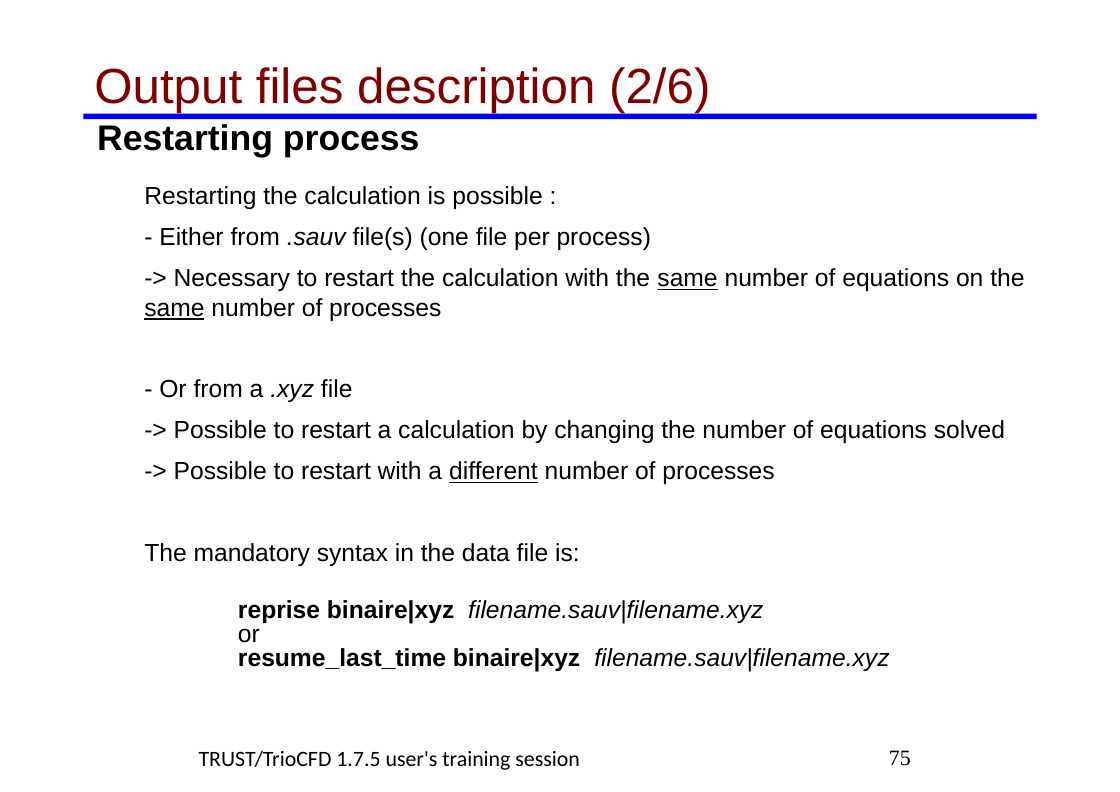
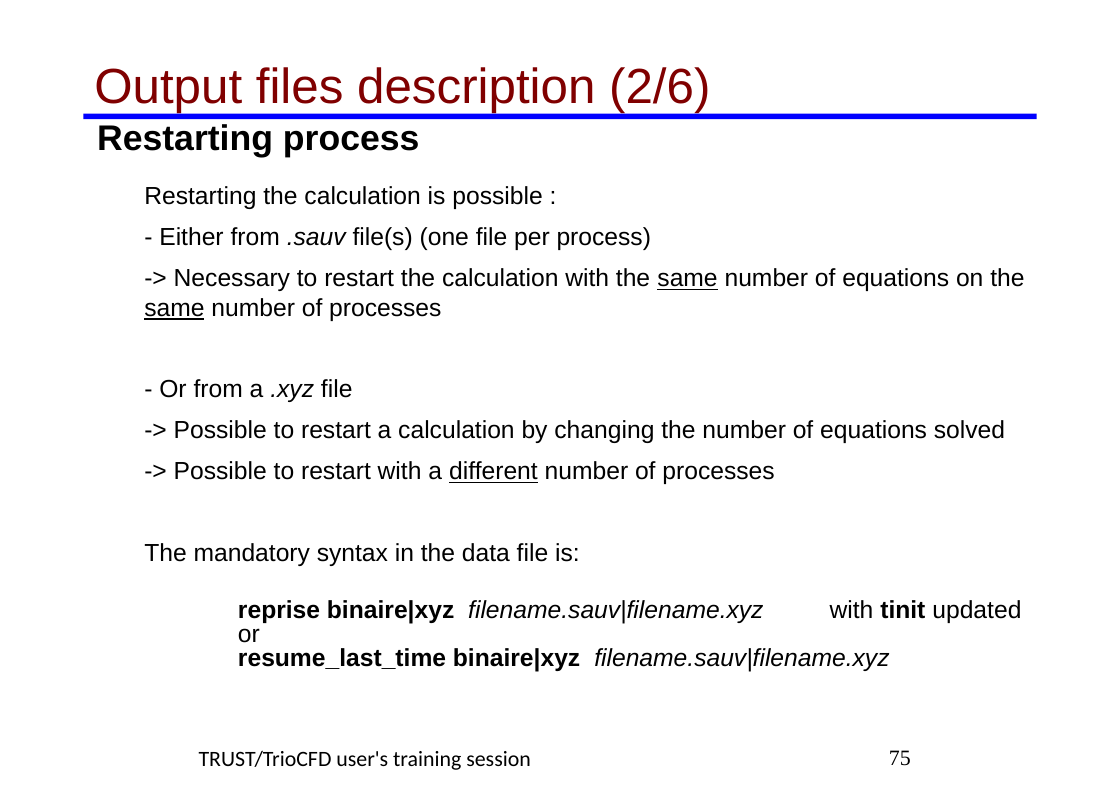
Before and after one commit to cea-trust-platform/trust-code, a slide deck: slide 75 of doc/TRUST/TRUST_and_TrioCFD_presentation.odp. Drawn at 1120x792 pixels with LibreOffice and Linux fonts; fonts in the diff are those of the drawing; background and template pictures are left out. Boxes give left, top, right and bottom in pixels: in the first picture for what was removed or moved away, otherwise in the second. Text is boxed around its words. In the diff, an @@ line names an element or a change of style, - is before the commit and + after.

```diff
--- a/doc/TRUST/TRUST_and_TrioCFD_presentation.odp
+++ b/doc/TRUST/TRUST_and_TrioCFD_presentation.odp
@@ text at [238, 600, 1021, 672]: text changed; italic off @@
-    reprise binaire|xyz filename.sauv|filename.xyz
-    or
-    resume_last_time binaire|xyz filename.sauv|filename.xyz
+    reprise binaire|xyz filename.sauv|filename.xyz with tinit updated
+    or
+    resume_last_time binaire|xyz filename.sauv|filename.xyz
@@ text at [199, 750, 531, 770]: text changed @@
-TRUST/TrioCFD 1.7.5 user's training session
+TRUST/TrioCFD user's training session
```
Also in this commit, not shown: 187 other slides changed, 19 other files.
